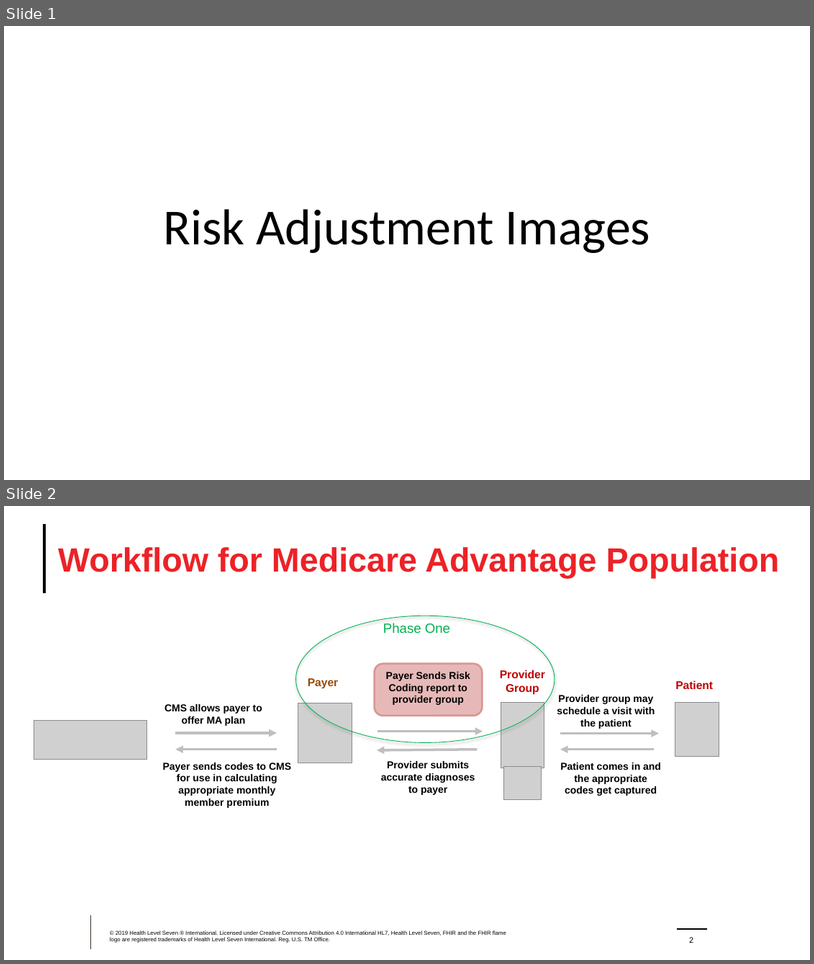
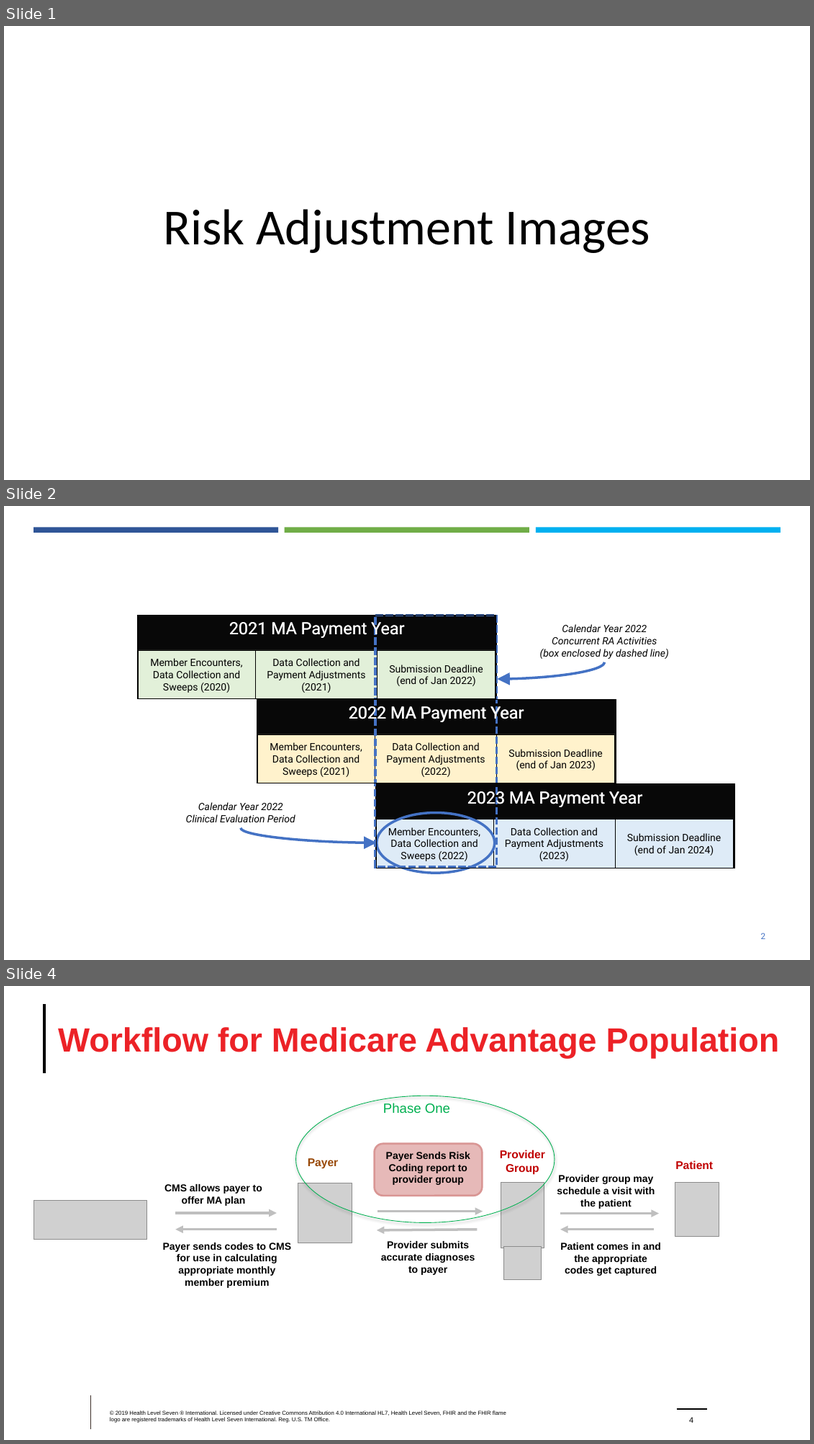
Before and after one commit to HL7/davinci-ra, a slide deck: input/images/Source/Risk Adjustment Images.pptx. Shown one above the other, each under a label of ours: slides 1 and 2 before the commit, slides 1, 2 and 4 after it; the slides between them are not shown. The pictures are 814x964 and 814x1444 pixels, drawn with LibreOffice and Linux fonts; fonts in the diff are those of the drawing; grey boxes stand for pictures; background and template pictures are left out. Boxes give left, top, right and bottom in pixels: in the first picture for what was removed or moved away, otherwise in the second. Text is boxed around its words. In the diff, an @@ line names an element or a change of style, - is before the commit and + after.

```diff
--- a/input/images/Source/Risk Adjustment Images.pptx
+++ b/input/images/Source/Risk Adjustment Images.pptx
@@ slide 2 added at (4,506,810,960), background #FFFFFF @@
@@ rectangle added at (34,527,278,533), fill #2F5597 @@
@@ rectangle added at (285,527,530,533), fill #70AD47 @@
@@ rectangle added at (536,527,781,533), fill #00B0F0 @@
@@ rectangle added at (138,615,497,699), fill #080808, outline #000000 0.5 pt, 20 pt, text #FFFFFF @@
+2021 MA Payment Year
@@ rectangle added at (139,615,496,699), outline #000000 0.5 pt, 20 pt, text #FFFFFF @@
+2021 MA Payment Year
@@ rectangle added at (376,615,497,867), outline #4472C4 3 pt dashed @@
@@ text added at (540,624,669,659), 12 pt, text #000000, italic @@
+Calendar Year 2022
+Concurrent RA Activities
+(box enclosed by dashed line)
@@ rectangle added at (138,650,256,699), fill #E2F0D9, outline #000000 0.5 pt, 12 pt, text #000000 @@
+Member Encounters,
+Data Collection and
+Sweeps (2020)
@@ rectangle added at (256,650,377,699), fill #E2F0D9, outline #000000 0.5 pt, 12 pt, text #000000 @@
+Data Collection and
+Payment Adjustments
+(2021)
@@ rectangle added at (378,650,496,699), fill #E2F0D9, outline #000000 0.5 pt, 12 pt, text #000000 @@
+Submission Deadline
+(end of Jan 2022)
@@ curved arrow added from (604, 662) to (498, 679), #4472C4 3 pt @@
@@ rectangle added at (257,699,617,783), fill #080808, outline #000000 0.5 pt, 20 pt, text #FFFFFF @@
+2022 MA Payment Year
@@ rectangle added at (257,699,615,783), outline #000000 0.5 pt, 20 pt, text #FFFFFF @@
+2022 MA Payment Year
@@ rectangle added at (257,734,376,783), fill #FFF2CC, outline #000000 0.5 pt, 12 pt, text #000000 @@
+Member Encounters,
+Data Collection and
+Sweeps (2021)
@@ rectangle added at (376,734,497,783), fill #FFF2CC, outline #000000 0.5 pt, 12 pt, text #000000 @@
+Data Collection and
+Payment Adjustments
+(2022)
@@ rectangle added at (497,734,615,783), fill #FFF2CC, outline #000000 0.5 pt, 12 pt, text #000000 @@
+Submission Deadline
+(end of Jan 2023)
@@ rectangle added at (376,784,735,867), fill #080808, outline #000000 0.5 pt, 20 pt, text #FFFFFF @@
+2023 MA Payment Year
@@ rectangle added at (377,784,734,867), outline #000000 0.5 pt, 20 pt, text #FFFFFF @@
+2023 MA Payment Year
@@ text added at (186,802,296,822), 12 pt, text #000000, italic @@
+Calendar Year 2022
+Clinical Evaluation Period
@@ curved arrow added from (241, 828) to (377, 842), #4472C4 3 pt @@
@@ rectangle added at (376,818,494,867), fill #DEEBF7, outline #000000 0.5 pt, 12 pt, text #000000 @@
+Member Encounters,
+Data Collection and
+Sweeps (2022)
@@ ellipse added at (377,813,494,873), outline #4472C4 3 pt @@
@@ rectangle added at (494,818,615,867), fill #DEEBF7, outline #000000 0.5 pt, 12 pt, text #000000 @@
+Data Collection and
+Payment Adjustments
+(2023)
@@ rectangle added at (615,818,733,867), fill #DEEBF7, outline #000000 0.5 pt, 12 pt, text #000000 @@
+Submission Deadline
+(end of Jan 2024)
@@ page number added at (761,932,766,939), 10 pt, text #4472C4 @@
+2
@@ what was slide 2 is now slide 4 @@
@@ page number at (689,1417,694,1422): text changed @@
-2
+4
```
Also in this commit, not shown: 1 slide changed, 1 other slide added, 1 slide removed.
